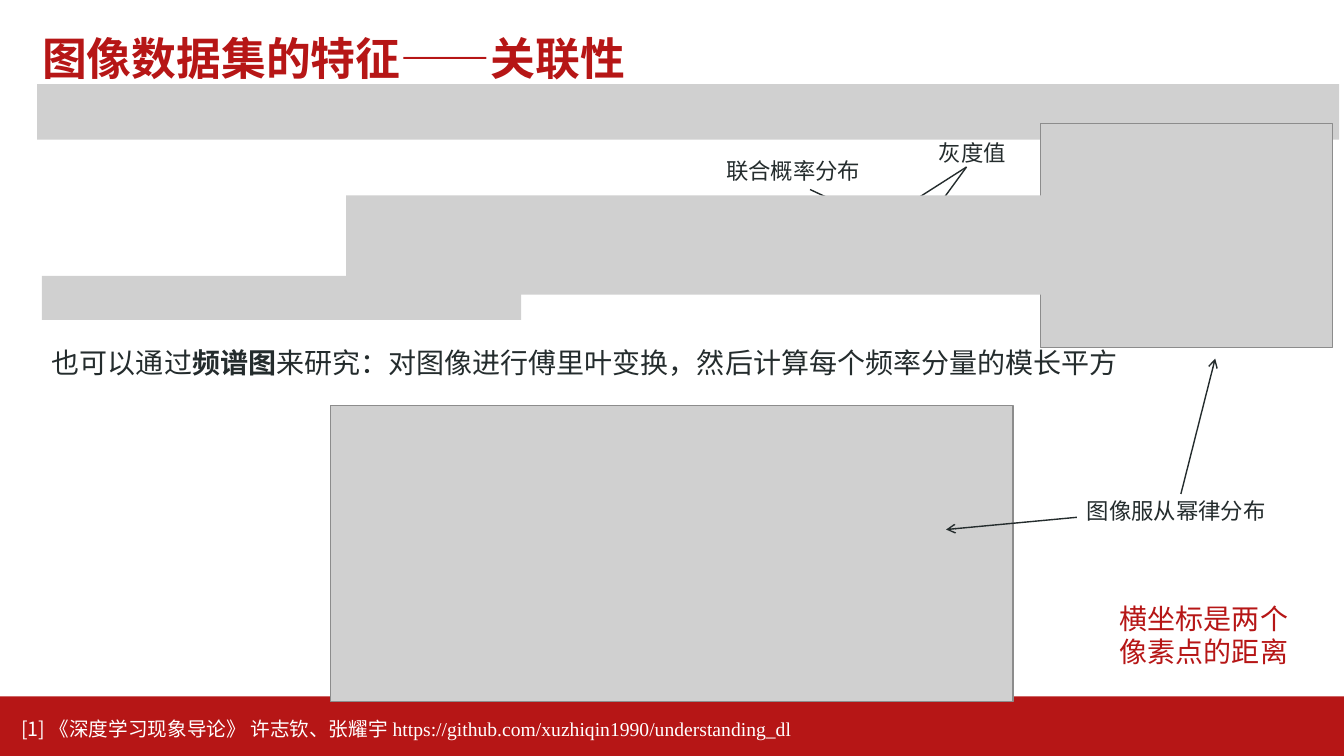
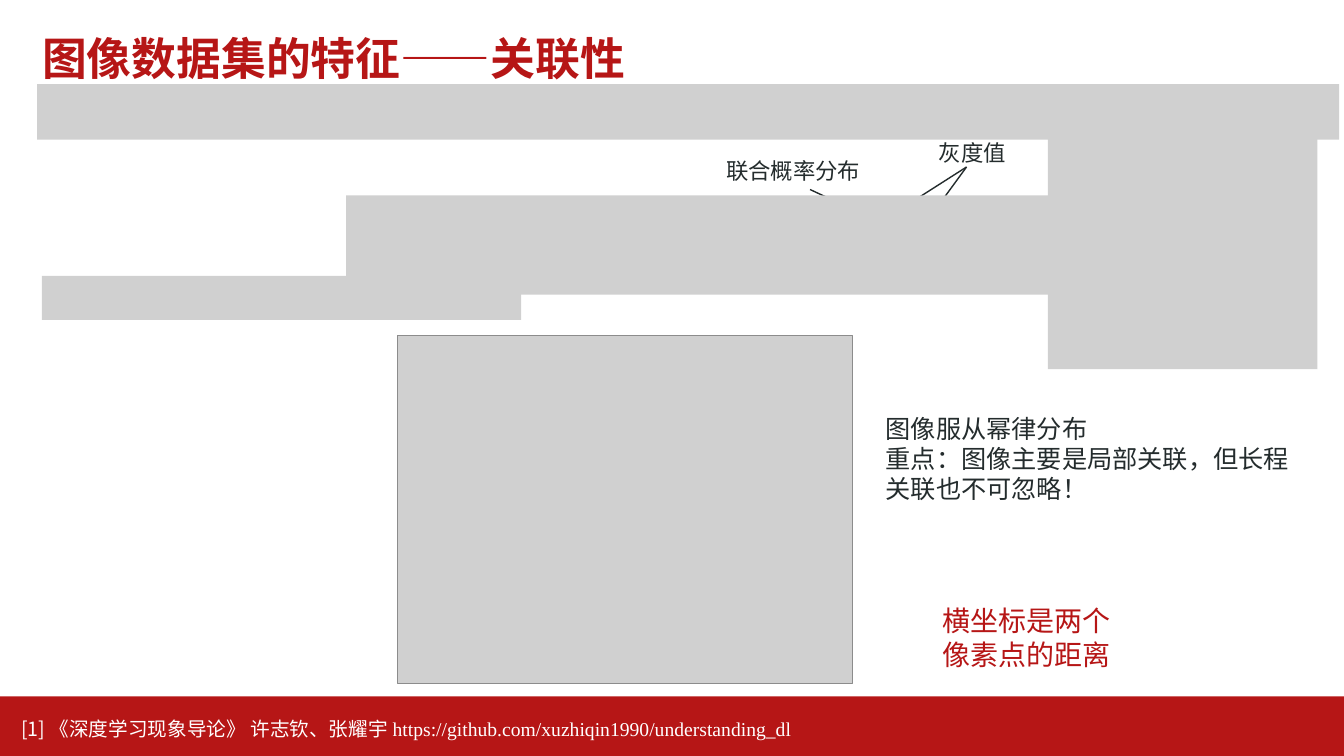
Before and after one commit to AI-Basic-Education/SJTU-Undergraduate-AI-basis, a slide deck: slide 5 of PPT/第13-14节-卷积网络.pptx. Drawn at 1344x756 pixels with LibreOffice and Linux fonts; fonts in the diff are those of the drawing; grey boxes stand for pictures; background and template pictures are left out. Boxes give left, top, right and bottom in pixels: in the first picture for what was removed or moved away, otherwise in the second. Text is boxed around its words. In the diff, an @@ line names an element or a change of style, - is before the commit and + after.

```diff
--- a/PPT/第13-14节-卷积网络.pptx
+++ b/PPT/第13-14节-卷积网络.pptx
@@ picture added at (1049,88,1318,369) @@
@@ text removed at (52,345,1118,376) @@
-也可以通过频谱图来研究：对图像进行傅里叶变换，然后计算每个频率分量的模长平方
@@ picture: place and size @@
-picture at (1041,123,1334,348)
+picture at (398,335,853,683)
@@ arrow removed from (1182, 494) to (1216, 359) @@
@@ picture removed at (331,406,1013,702) @@
@@ text "图像服从幂律分布": place and size @@
-text "图像服从幂律分布" at (1087,500,1266,521)
+text "图像服从幂律分布" at (886,417,1289,500)
@@ text at (886,417,1088,440): size 16 to 18 pt in "图像服从幂律分布" @@
@@ text at (886,447,1289,500): paragraph added @@
+重点：图像主要是局部关联，但长程关联也不可忽略！
@@ arrow removed from (1077, 517) to (947, 529) @@
@@ text "横坐标是两个像素点的距离": place and size @@
-text "横坐标是两个像素点的距离" at (1120,605,1288,665)
+text "横坐标是两个像素点的距离" at (942,607,1110,668)
```
Also in this commit, not shown: 10 other slides changed, 2 slides added, 8 other files.
